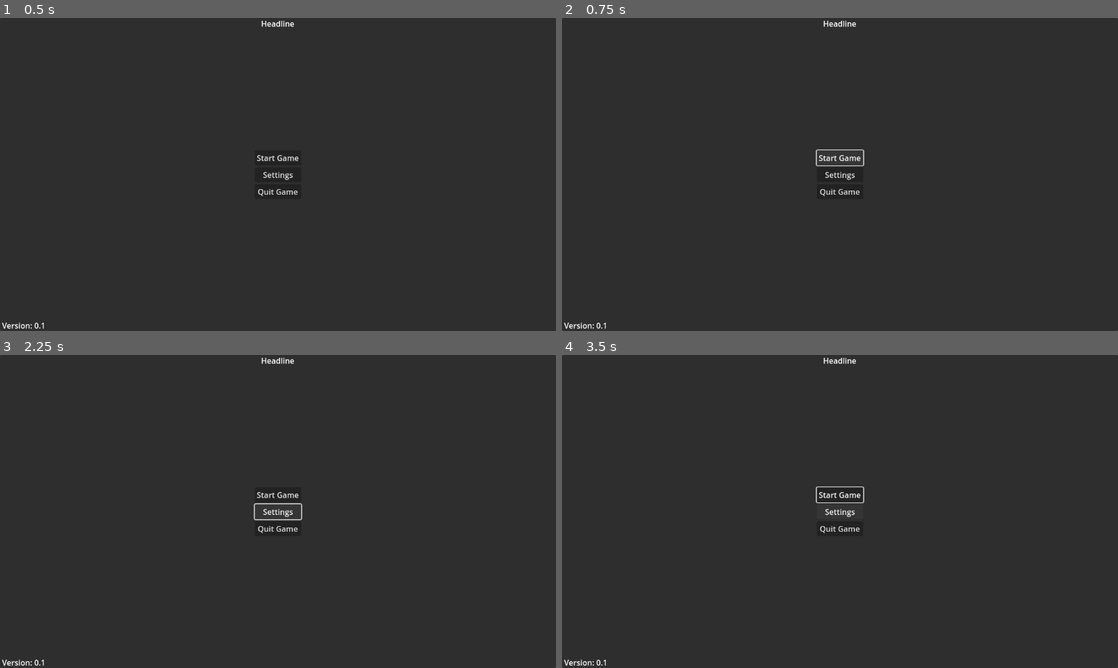
Above: before the commit, frames 1-4 (two rows, left to right).
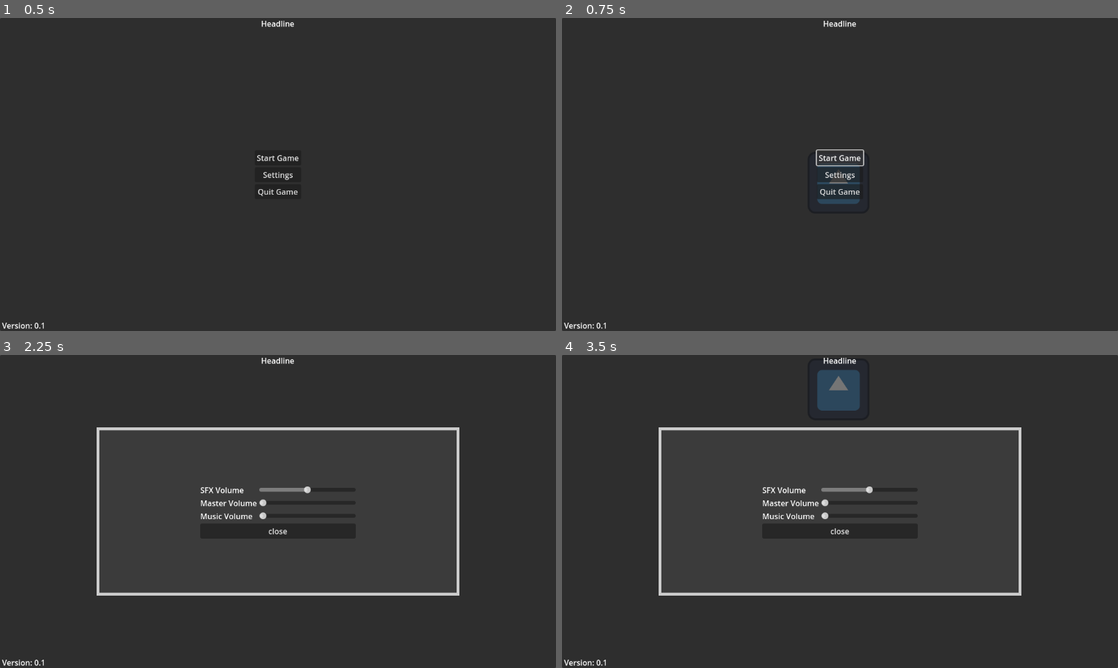
Above: after the commit, the same moments.

Repository: markusweiss/godot-template
Game: Godot game, scene res://features/UI/main_menu/main_menu.tscn
The game is run twice, just before and just after one commit, with the same random seed, the same clock (stepped at 60 frames per second) and the same inputs. The project has no main scene, so this scene is started directly. The engine's default icon, where the game draws it, is replaced by a stand-in: a white triangle on a blue panel in a dark square. Sound files missing from this copy of the repository are replaced by a short silence.
Inputs:
- Up to frame 1 (0.5 s): no input
- Up to frame 2 (0.75 s): click "Start Game" at 0.5 s
- Up to frame 3 (2.25 s): click "Start Game" at 1.25 s; click "Settings" at 2 s
- Up to frame 4 (3.5 s): hold Up (move_up) from 2.78 s (still down)

Frame 1 is identical in both runs. In frame 2, 0.2% of the frame differs, in the area x 45-54%, y 47-60%; in frame 3, 2.9%; in frame 4, 3.9%, in the area x 17-83%, y 4-77%.

Commit message:
add some functions, change later

Diff:
--- a/autoloads/globals.gd
+++ b/autoloads/globals.gd
@@ -2,10 +2,21 @@
 
 const VERSION : float = 0.1
 
-
-# Called when the node enters the scene tree for the first time.
-func _ready():
-	pass # Replace with function body.
-
 @onready var SFX_BUS_ID = AudioServer.get_bus_index("SFX")
 @onready var MUSIC_BUS_ID = AudioServer.get_bus_index("Music")
+
+var settings_menu_scene:PackedScene = preload("res://features/UI/setting_menu/assets_menu.tscn")
+#temp do i need?
+var settings_menu = null
+
+func _ready():
+	pass
+
+
+# temp perhaps remove
+func open_settings_menu():
+	if not settings_menu:
+		settings_menu = settings_menu_scene.instantiate()
+		get_tree().root.add_child(settings_menu)
+	else:
+		push_warning('settings menu already exists in this scene')
--- a/features/UI/main_menu/main_menu.gd
+++ b/features/UI/main_menu/main_menu.gd
@@ -1,14 +1,28 @@
 extends CanvasLayer
 
+var start_player_scene:PackedScene = preload("res://features/player/player.tscn")
+var start_player = null
 
-# Called when the node enters the scene tree for the first time.
+
 func _ready():
 	%Version.text = " Version: " + str(Globals.VERSION)
 
-# Called every frame. 'delta' is the elapsed time since the previous frame.
-func _process(delta):
-	pass
+# Temp remove only for testing
+func start_player_win():
+	if not start_player:
+		start_player = start_player_scene.instantiate()
+		get_tree().root.add_child(start_player)
+	else:
+		push_warning('player already exists in this scene')
 
 
 func _on_button_quit_pressed():
 	get_tree().quit()
+
+
+func _on_button_settings_pressed():
+	Globals.open_settings_menu()
+
+
+func _on_button_start_pressed():
+	start_player_win()
--- a/features/UI/main_menu/main_menu.tscn
+++ b/features/UI/main_menu/main_menu.tscn
@@ -72,5 +72,7 @@
 stream = ExtResource("2_wspj3")
 script = ExtResource("3_bto56")
 
+[connection signal="pressed" from="Panel/VBoxContainerButtons/ButtonStart" to="." method="_on_button_start_pressed"]
+[connection signal="pressed" from="Panel/VBoxContainerButtons/ButtonSettings" to="." method="_on_button_settings_pressed"]
 [connection signal="pressed" from="Panel/VBoxContainerButtons/ButtonQuit" to="." method="_on_button_quit_pressed"]
 [connection signal="finished" from="AudioMenuLoop" to="AudioMenuLoop" method="_on_finished"]
--- /dev/null
+++ b/features/UI/setting_menu/assets_menu.gd
@@ -0,0 +1,5 @@
+extends CanvasLayer
+
+
+func _on_button_pressed():
+	queue_free()
--- a/features/UI/setting_menu/assets_menu.tscn
+++ b/features/UI/setting_menu/assets_menu.tscn
@@ -1,4 +1,6 @@
-[gd_scene load_steps=2 format=3 uid="uid://bvycnsdktcca1"]
+[gd_scene load_steps=3 format=3 uid="uid://bvycnsdktcca1"]
+
+[ext_resource type="Script" path="res://features/UI/setting_menu/assets_menu.gd" id="1_1v5d6"]
 
 [sub_resource type="StyleBoxFlat" id="StyleBoxFlat_i2w7a"]
 bg_color = Color(0.231373, 0.231373, 0.231373, 1)
@@ -8,6 +10,7 @@
 border_width_bottom = 6
 
 [node name="AssetsMenu" type="CanvasLayer"]
+script = ExtResource("1_1v5d6")
 metadata/_edit_horizontal_guides_ = [259.0]
 
 [node name="MarginContainer" type="MarginContainer" parent="."]
@@ -25,69 +28,59 @@
 layout_mode = 2
 theme_override_styles/panel = SubResource("StyleBoxFlat_i2w7a")
 
-[node name="GridContainer" type="GridContainer" parent="MarginContainer/Panel"]
+[node name="VBoxContainer" type="VBoxContainer" parent="MarginContainer/Panel"]
 layout_mode = 1
 anchors_preset = 8
 anchor_left = 0.5
 anchor_top = 0.5
 anchor_right = 0.5
 anchor_bottom = 0.5
-offset_left = -180.0
+offset_left = -161.0
 offset_top = -38.5
-offset_right = 180.0
+offset_right = 161.0
 offset_bottom = 38.5
 grow_horizontal = 2
 grow_vertical = 2
+
+[node name="GridContainer" type="GridContainer" parent="MarginContainer/Panel/VBoxContainer"]
+layout_mode = 2
 size_flags_horizontal = 4
+size_flags_vertical = 4
 columns = 2
 
-[node name="SFXVolume" type="Label" parent="MarginContainer/Panel/GridContainer"]
+[node name="SFXVolume" type="Label" parent="MarginContainer/Panel/VBoxContainer/GridContainer"]
 layout_mode = 2
 size_flags_horizontal = 0
 size_flags_vertical = 8
 text = "SFX Volume"
 
-[node name="SFXSlider" type="HSlider" parent="MarginContainer/Panel/GridContainer"]
+[node name="SFXSlider" type="HSlider" parent="MarginContainer/Panel/VBoxContainer/GridContainer"]
+custom_minimum_size = Vector2(200, 0)
 layout_mode = 2
 size_flags_horizontal = 3
 size_flags_vertical = 4
 value = 50.0
 
-[node name="MasterVolume" type="Label" parent="MarginContainer/Panel/GridContainer"]
+[node name="MasterVolume" type="Label" parent="MarginContainer/Panel/VBoxContainer/GridContainer"]
 layout_mode = 2
 text = "Master Volume"
 
-[node name="MasterSlider" type="HSlider" parent="MarginContainer/Panel/GridContainer"]
+[node name="MasterSlider" type="HSlider" parent="MarginContainer/Panel/VBoxContainer/GridContainer"]
 layout_mode = 2
 size_flags_horizontal = 3
 size_flags_vertical = 4
-value = 70.0
 
-[node name="MusicVoume" type="Label" parent="MarginContainer/Panel/GridContainer"]
+[node name="MusicVoume" type="Label" parent="MarginContainer/Panel/VBoxContainer/GridContainer"]
 layout_mode = 2
 text = "Music Volume"
 
-[node name="MusicSlider" type="HSlider" parent="MarginContainer/Panel/GridContainer"]
+[node name="MusicSlider" type="HSlider" parent="MarginContainer/Panel/VBoxContainer/GridContainer"]
 layout_mode = 2
 size_flags_horizontal = 3
 size_flags_vertical = 4
-value = 60.0
 
-[node name="MarginContainer" type="MarginContainer" parent="MarginContainer/Panel"]
-visible = false
-layout_mode = 1
-anchors_preset = 8
-anchor_left = 0.5
-anchor_top = 0.5
-anchor_right = 0.5
-anchor_bottom = 0.5
-offset_left = -30.0
-offset_top = -30.0
-offset_right = 30.0
-offset_bottom = 30.0
-grow_horizontal = 2
-grow_vertical = 2
-theme_override_constants/margin_left = 30
-theme_override_constants/margin_top = 30
-theme_override_constants/margin_right = 30
-theme_override_constants/margin_bottom = 30
+[node name="Button" type="Button" parent="MarginContainer/Panel/VBoxContainer"]
+layout_mode = 2
+text = "close"
+
+[connection signal="pressed" from="MarginContainer/Panel/VBoxContainer/Button" to="." method="_on_button_pressed"]
